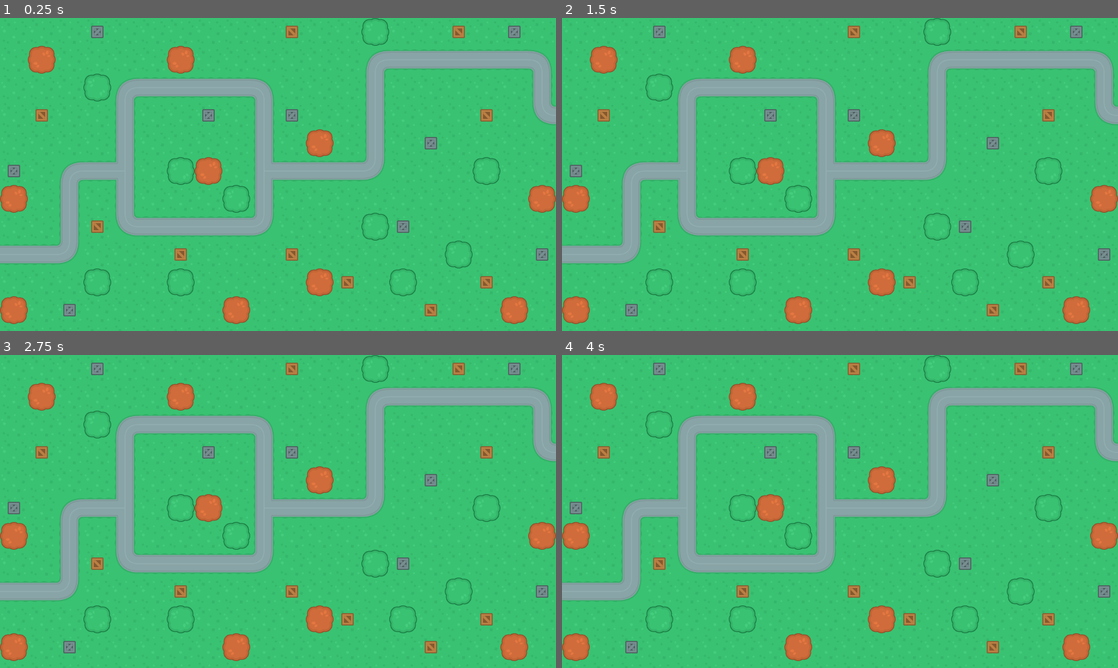
Above: before the commit, frames 1-4 (two rows, left to right).
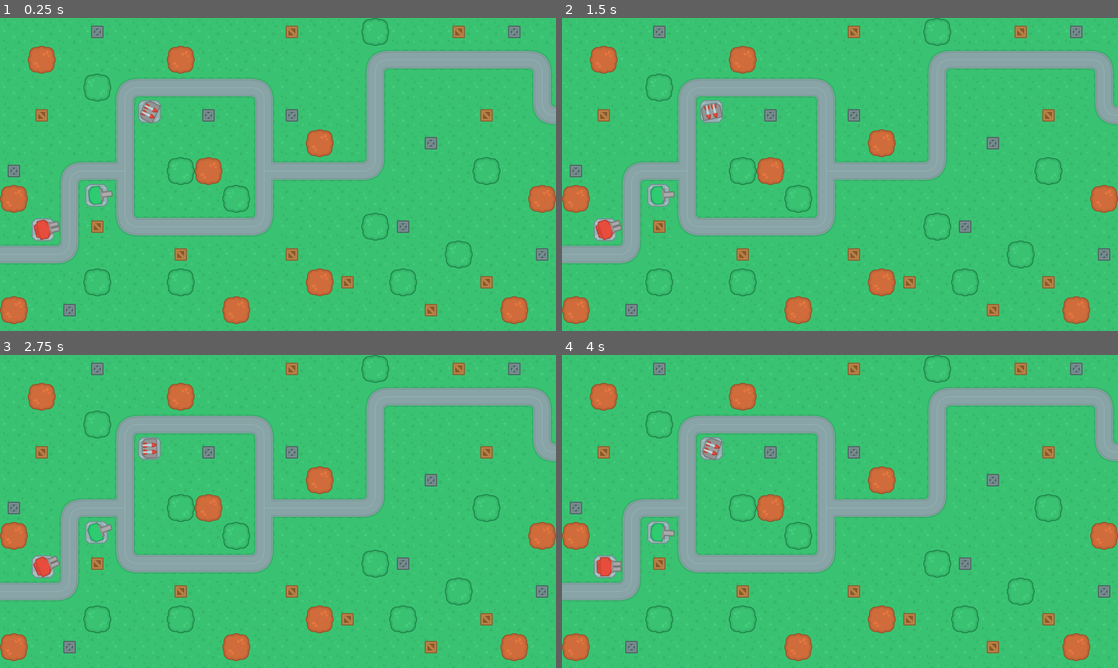
Above: after the commit, the same moments.

Repository: kenny-shin/2D_tower_defense
Game: Godot game, scene res://SceneHandler.tscn
Same seed, same stepped clock (60 frames per second), same inputs: the game is played once before the commit and once after it.
Inputs (mouse positions are in pixels of both pictures, inside the frame that each line leads up to):
- Up to frame 1 (0.25 s): no input
- Up to frame 2 (1.5 s): tap Enter at 0.5 s; move the mouse to (962, 158) at 0.52 s; tap Space at 1.25 s; move the mouse to (728, 190) at 1.27 s
- Up to frame 3 (2.75 s): tap Enter at 2 s; move the mouse to (333, 442) at 2.02 s
- Up to frame 4 (4 s): tap Space at 2.75 s; move the mouse to (812, 574) at 2.77 s; tap Enter at 3.5 s; move the mouse to (1006, 558) at 3.52 s

The runs differ from the first frame. In frame 1, 0.8% of the frame differs, in the area x 5-29%, y 26-72%; in frame 2, 0.8%; in frame 3, 0.8%; in frame 4, 0.8%.

Commit message:
Added code for turrets to track mouse cursor.

Diff:
--- a/Scenes/Map/map_1.tscn
+++ b/Scenes/Map/map_1.tscn
@@ -1,10 +1,13 @@
-[gd_scene load_steps=14 format=3 uid="uid://cdrfomsn8kb0m"]
+[gd_scene load_steps=17 format=3 uid="uid://cdrfomsn8kb0m"]
 
 [ext_resource type="Texture2D" uid="uid://cynf61dj4x05f" path="res://Assets/Environment/Tilesets/terrainTiles_default.png" id="1_q1kr3"]
 [ext_resource type="Texture2D" uid="uid://covr57bocd760" path="res://Assets/Environment/Props/Metal.png" id="2_bb80e"]
 [ext_resource type="Texture2D" uid="uid://c6n7tihm5j5sx" path="res://Assets/Environment/Props/crateWood.png" id="3_5u18t"]
 [ext_resource type="Texture2D" uid="uid://c70nwngb6304r" path="res://Assets/Environment/Props/treeBrown_large.png" id="4_yjh2d"]
 [ext_resource type="Texture2D" uid="uid://b6ntq0qrwysg3" path="res://Assets/Environment/Props/treeGreen_large.png" id="5_skqv5"]
+[ext_resource type="PackedScene" uid="uid://dh0lupq4vxu1b" path="res://Scenes/Turrets/gunT1.tscn" id="6_skqv5"]
+[ext_resource type="PackedScene" uid="uid://dna4cu3chxriq" path="res://Scenes/Turrets/gunT2.tscn" id="7_n2y6q"]
+[ext_resource type="PackedScene" uid="uid://b0oy5bt1qrmio" path="res://Scenes/Turrets/MissileT1.tscn" id="8_qlbpd"]
 
 [sub_resource type="TileSetAtlasSource" id="TileSetAtlasSource_pu6om"]
 texture = ExtResource("1_q1kr3")
@@ -165,3 +168,12 @@
 tile_set = SubResource("TileSet_bb80e")
 format = 2
 layer_0/tile_data = PackedInt32Array(196630, 393216, 1, 589823, 131072, 0, 589822, 131072, 0, 589821, 327680, 1, -65530 …(1394 unchanged characters)…
+
+[node name="GunT1" parent="." instance=ExtResource("6_skqv5")]
+position = Vector2(222, 408)
+
+[node name="GunT2" parent="." instance=ExtResource("7_n2y6q")]
+position = Vector2(99, 487)
+
+[node name="MissileT1" parent="." instance=ExtResource("8_qlbpd")]
+position = Vector2(344, 215)
--- a/Scenes/Turrets/MissileT1.tscn
+++ b/Scenes/Turrets/MissileT1.tscn
@@ -1,23 +1,24 @@
-[gd_scene load_steps=4 format=3 uid="uid://b0oy5bt1qrmio"]
+[gd_scene load_steps=5 format=3 uid="uid://b0oy5bt1qrmio"]
 
 [ext_resource type="Texture2D" uid="uid://da5638t1q8yu0" path="res://Assets/Towers/towerDefense_tile180.png" id="1_csrxm"]
-[ext_resource type="Texture2D" uid="uid://dyvr0c3m7jf15" path="res://Assets/Towers/towerDefense_tile228.png" id="2_tq4ww"]
-[ext_resource type="Texture2D" uid="uid://bb0e645auomub" path="res://Assets/Towers/towerDefense_tile251.png" id="3_404hp"]
+[ext_resource type="Script" uid="uid://u7hf370akghg" path="res://Scenes/Turrets/missile_t_1.gd" id="1_tq4ww"]
+[ext_resource type="Texture2D" uid="uid://cdgv101lrrvd4" path="res://Assets/Towers/towerDefense_tile228.png" id="2_tq4ww"]
+[ext_resource type="Texture2D" uid="uid://bqx4lftycg78b" path="res://Assets/Towers/towerDefense_tile251.png" id="3_404hp"]
 
 [node name="MissileT1" type="Node2D"]
+script = ExtResource("1_tq4ww")
 
 [node name="Base" type="Sprite2D" parent="."]
 rotation = -1.5707964
 texture = ExtResource("1_csrxm")
 
 [node name="Turret" type="Sprite2D" parent="."]
-rotation = 1.5707964
 texture = ExtResource("2_tq4ww")
 
 [node name="Missile1" type="Sprite2D" parent="Turret"]
-position = Vector2(-8, 6.993822e-07)
+position = Vector2(0, 8)
 texture = ExtResource("3_404hp")
 
 [node name="Missile2" type="Sprite2D" parent="Turret"]
-position = Vector2(8, -6.993822e-07)
+position = Vector2(0, -8)
 texture = ExtResource("3_404hp")
--- /dev/null
+++ b/Scenes/Turrets/gunT1.gd
@@ -0,0 +1,9 @@
+extends Node2D
+
+
+func _physics_process(delta):
+	turn()
+
+func turn():
+	var enemy_position = get_global_mouse_position()
+	get_node("Turret").look_at(enemy_position)
--- a/Scenes/Turrets/gunT1.tscn
+++ b/Scenes/Turrets/gunT1.tscn
@@ -1,17 +1,18 @@
-[gd_scene load_steps=3 format=3 uid="uid://dh0lupq4vxu1b"]
+[gd_scene load_steps=4 format=3 uid="uid://dh0lupq4vxu1b"]
 
 [ext_resource type="Texture2D" uid="uid://da5638t1q8yu0" path="res://Assets/Towers/towerDefense_tile180.png" id="1_3axga"]
-[ext_resource type="Texture2D" uid="uid://dtslo7oleq54i" path="res://Assets/Towers/towerDefense_tile249.png" id="2_vyj8k"]
+[ext_resource type="Script" uid="uid://u7hp5gl52k4g" path="res://Scenes/Turrets/gunT1.gd" id="1_vyj8k"]
+[ext_resource type="Texture2D" uid="uid://bari04oqk1nq2" path="res://Assets/Towers/towerDefense_tile249.png" id="2_vyj8k"]
 
 [node name="GunT1" type="Node2D"]
+script = ExtResource("1_vyj8k")
 
 [node name="Base" type="Sprite2D" parent="."]
 texture = ExtResource("1_3axga")
 
 [node name="Turret" type="Sprite2D" parent="."]
-rotation = 1.5707964
 texture = ExtResource("2_vyj8k")
-offset = Vector2(0, -12)
+offset = Vector2(10, 0)
 
 [node name="Muzzle" type="Marker2D" parent="Turret"]
-position = Vector2(0, -43)
+position = Vector2(43, 0)
--- /dev/null
+++ b/Scenes/Turrets/gunT2.gd
@@ -0,0 +1,9 @@
+extends Node2D
+
+
+func _physics_process(delta):
+	turn()
+
+func turn():
+	var enemy_position = get_global_mouse_position()
+	get_node("Turret").look_at(enemy_position)
--- a/Scenes/Turrets/gunT2.tscn
+++ b/Scenes/Turrets/gunT2.tscn
@@ -1,20 +1,21 @@
-[gd_scene load_steps=3 format=3 uid="uid://dna4cu3chxriq"]
+[gd_scene load_steps=4 format=3 uid="uid://dna4cu3chxriq"]
 
 [ext_resource type="Texture2D" uid="uid://djyvky6ur5kqk" path="res://Assets/Towers/towerDefense_tile181.png" id="1_610dc"]
-[ext_resource type="Texture2D" uid="uid://dugejxuuv7j36" path="res://Assets/Towers/towerDefense_tile250.png" id="2_skr3b"]
+[ext_resource type="Script" uid="uid://b7mj4y80yx1i" path="res://Scenes/Turrets/gunT2.gd" id="1_skr3b"]
+[ext_resource type="Texture2D" uid="uid://iho3eiaqp8n0" path="res://Assets/Towers/towerDefense_tile250.png" id="2_skr3b"]
 
 [node name="GunT2" type="Node2D"]
+script = ExtResource("1_skr3b")
 
 [node name="Base" type="Sprite2D" parent="."]
 texture = ExtResource("1_610dc")
 
 [node name="Turret" type="Sprite2D" parent="."]
-rotation = 1.5707964
 texture = ExtResource("2_skr3b")
-offset = Vector2(0, -10)
+offset = Vector2(10, 0)
 
 [node name="Muzzle1" type="Marker2D" parent="Turret"]
-position = Vector2(-6, -41)
+position = Vector2(41, 6)
 
 [node name="Muzzle2" type="Marker2D" parent="Turret"]
-position = Vector2(6, -41)
+position = Vector2(41, -6)
--- /dev/null
+++ b/Scenes/Turrets/missile_t_1.gd
@@ -0,0 +1,9 @@
+
+extends Node2D
+
+func _physics_process(delta):
+	turn()
+
+func turn():
+	var enemy_position = get_global_mouse_position()
+	get_node("Turret").look_at(enemy_position)
Binary file changed: Assets/Towers/towerDefense_tile228.png
Not shown, changed: Assets/Towers/towerDefense_tile228.png.import
Binary file changed: Assets/Towers/towerDefense_tile249.png
Not shown, changed: Assets/Towers/towerDefense_tile249.png.import
Binary file changed: Assets/Towers/towerDefense_tile250.png
Not shown, changed: Assets/Towers/towerDefense_tile250.png.import
Binary file changed: Assets/Towers/towerDefense_tile251.png
Not shown, changed: Assets/Towers/towerDefense_tile251.png.import
Not shown, added: Scenes/Turrets/gunT1.gd.uid
Not shown, added: Scenes/Turrets/gunT2.gd.uid
Not shown, added: Scenes/Turrets/missile_t_1.gd.uid
